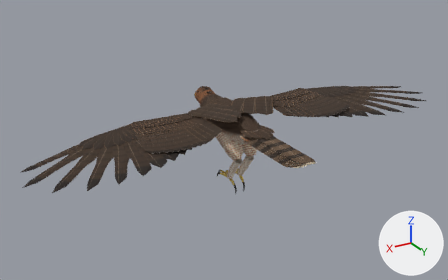
One commit to the glTF model simulator/v2/assets/eagle_drone_hawkEagle.glb: the scene before it, then after it.
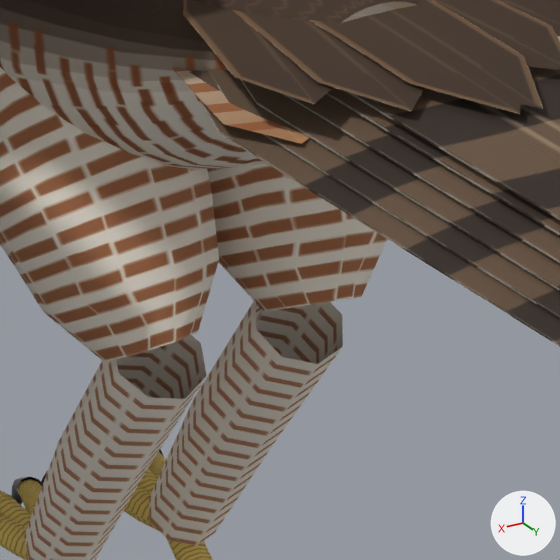
Old and new are each drawn whole from a camera (50 mm lens) standing at (1.12, 1.817, 0.84) and looking at (0.056, 0.045, -0.046) and again close up on the part from 50% to 61% of the width and 46% to 63% of the height. Every picture has the same lights, and +X, +Y and +Z are marked at lower right. The first two pictures are the older version. Vertices at exactly the same position are counted once.

In view in the first close-up: 'EagleDrone_hawkEagle.001'.
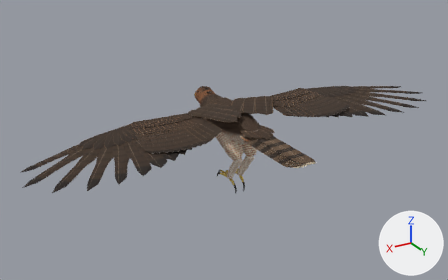
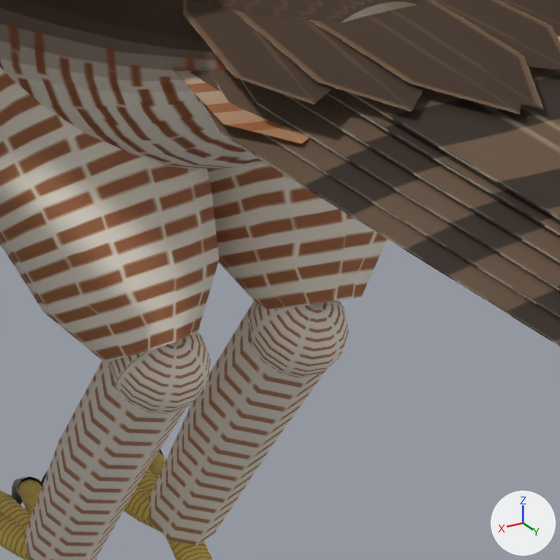
Scene script edits in JSON lines:
```json
{"block": "me_mesh_0", "where": "# used by ob_eagledrone_hawkeagle_001; location = (0.0, 0.0, 0.0)"}
{"op": "remove", "block": "me_mesh_0", "code": "me_mesh_0.from_pydata(...)  # 8678 vertices, 11712 faces; spans x -0.81..0.81, y -0.27..0.47, z -0.27..0.08"}
{"op": "add", "block": "me_mesh_0", "code": "me_mesh_0.from_pydata(...)  # 8934 vertices, 12216 faces; spans x -0.81..0.81, y -0.27..0.47, z -0.27..0.08"}
{"block": "me_mesh_0", "change": "me_mesh_0 part 1: the loose piece of 128 vertices spanning x 0.17..0.2, y -0.05..0.0, z 0.03..0.05 is copied, and the copy is scaled about its middle by (0.904, 0.587, 1.2), then moved by (-0.16, 0.12, -0.15); it spans x 0.01..0.04, y 0.08..0.11, z -0.13..-0.1"}
{"block": "me_mesh_0", "change": "me_mesh_0 part 2: the loose piece of 128 vertices spanning x -0.2..-0.17, y -0.05..0.0, z 0.03..0.05 is copied, and the copy is scaled about its middle by (0.904, 0.587, 1.2), then moved by (0.16, 0.12, -0.15); it spans x -0.04..-0.01, y 0.08..0.11, z -0.13..-0.1"}
{"block": "me_mesh_0", "change": "other edits to the shape of me_mesh_0 do not show in these pictures"}
```

Boxes (x1, y1, x2, y2) around the edits, measured in the close-ups (560 x 560 px):
```json
{"part": 1, "of": "me_mesh_0", "change": "added", "after": [109, 332, 211, 414]}
{"part": 2, "of": "me_mesh_0", "change": "added", "after": [248, 300, 349, 378]}
```
